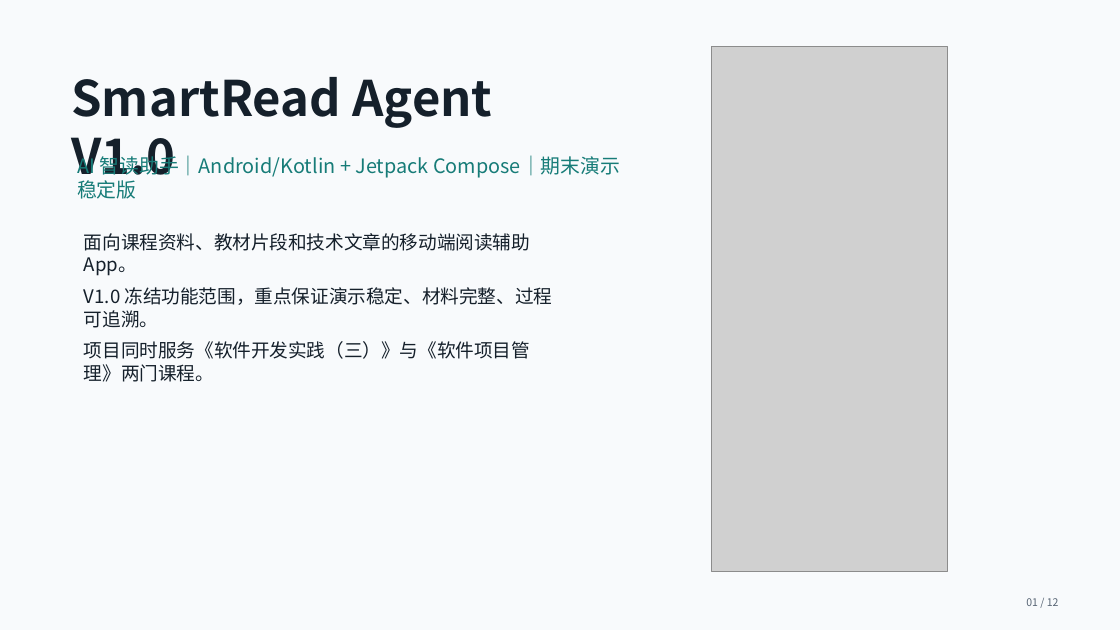
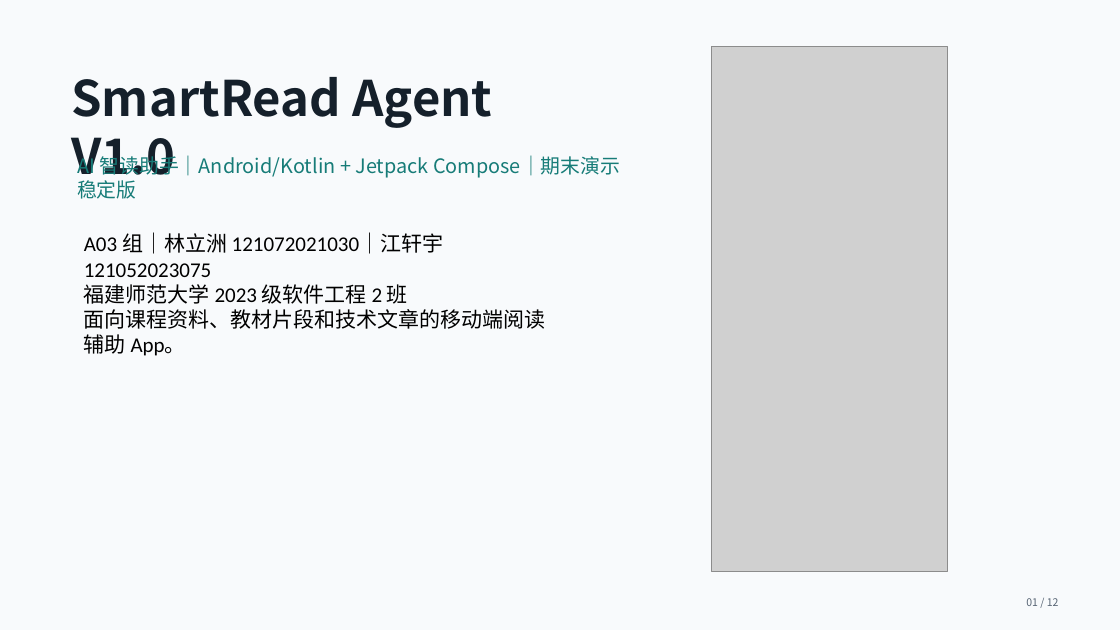
Before and after one commit to heixuan-vsmenghu/SmartRead-Agent-Android, a slide deck: slide 1 of docs/SmartReadAgent_V1.0_期末演示PPT.pptx. Drawn at 1120x630 pixels with LibreOffice and Linux fonts; fonts in the diff are those of the drawing; grey boxes stand for pictures. Boxes give left, top, right and bottom in pixels: in the first picture for what was removed or moved away, otherwise in the second. Text is boxed around its words. In the diff, an @@ line names an element or a change of style, - is before the commit and + after.

Commit message:
docs: 完善软件实践期末提交材料

```diff
--- a/docs/SmartReadAgent_V1.0_期末演示PPT.pptx
+++ b/docs/SmartReadAgent_V1.0_期末演示PPT.pptx
@@ text at (84, 232, 444, 304): paragraphs added @@
+A03 组｜林立洲 121072021030｜江轩宇 121052023075
+福建师范大学 2023 级软件工程 2 班
@@ text at (84, 287, 553, 382): paragraphs removed @@
-V1.0 冻结功能范围，重点保证演示稳定、材料完整、过程可追溯。
-项目同时服务《软件开发实践（三）》与《软件项目管理》两门课程。
@@ text at (84, 309, 546, 356): size 16 to 18 pt, font Noto Sans CJK SC to Calibri, text colour #15202B to #000000 in "面向课程资料、教材片段和技术文章的移动端阅读辅助 App。"; less space between paragraphs @@
```
Also in this commit, not shown: 2 other slides changed, 20 other files.
